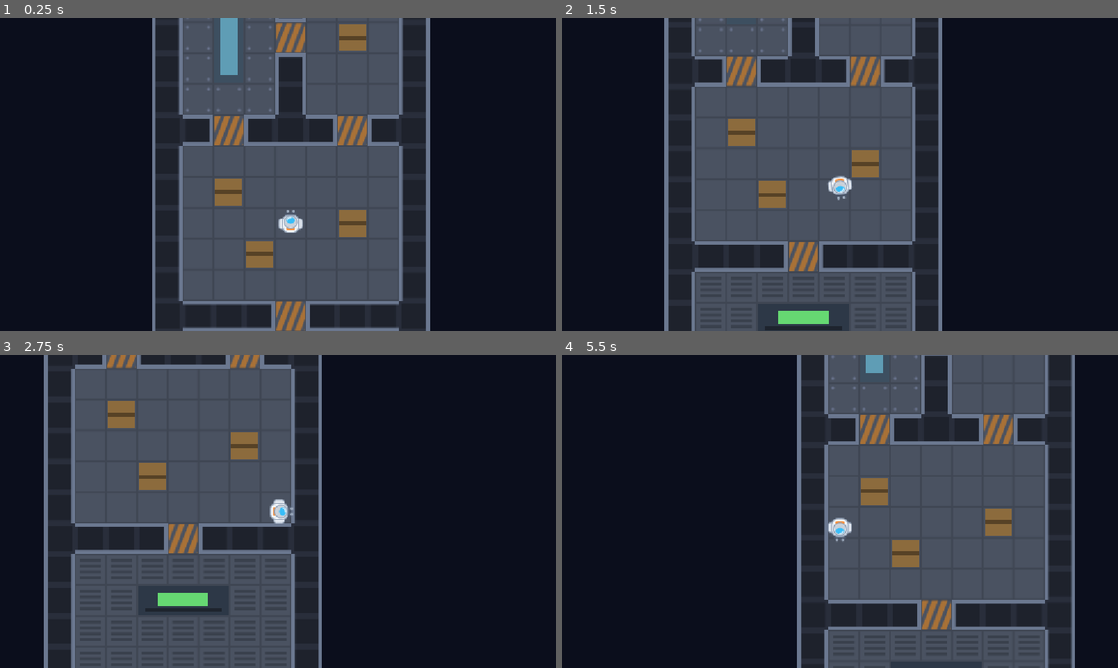
Above: before the commit, frames 1-4 (two rows, left to right).
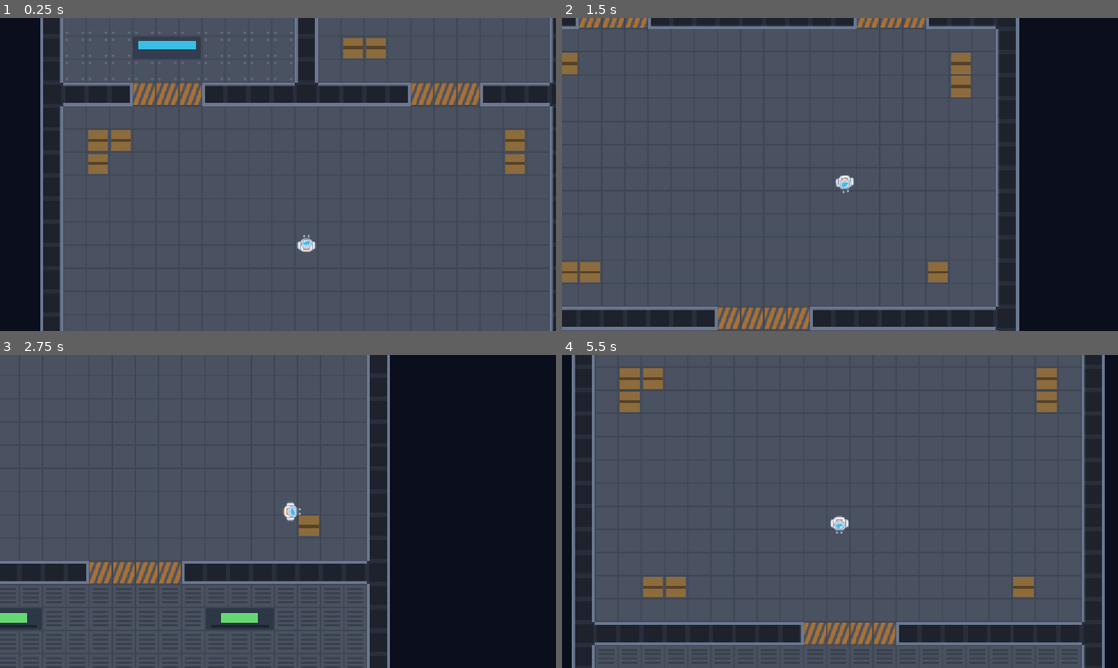
Above: after the commit, the same moments.

Repository: benjr70/space-pirates
Game: Godot game, scene res://scenes/main.tscn
Two runs of this game, one before a commit and one after it. Both use one fixed random seed, a clock stepped at 60 frames per second and the inputs below.
Inputs:
- Up to frame 1 (0.25 s): no input
- Up to frame 2 (1.5 s): hold D (move_right) 0.53-1.28 s; hold S (move_down) from 1.28 s (still down)
- Up to frame 3 (2.75 s): release S (move_down) at 2.03 s; hold D (move_right) from 2.03 s (still down)
- Up to frame 4 (5.5 s): release D (move_right) at 2.78 s; hold W (move_up) 2.78-3.53 s; hold A (move_left) 3.53-5.03 s; hold S (move_down) from 5.03 s (still down)

The runs differ from the first frame. In frame 1, 63% of the frame differs, in the area x 7-100%, y 0-100%; in frame 2, 51%; in frame 3, 37%; in frame 4, 61%.

Commit message:
Size rooms and doorways for boarding fights
Rooms were ~7x4 tiles, too tight for the pirate plus crew and hostiles to
fight in. Every room is now at least 8x6 with the cargo hold at 21x12, doors
widened to 3-4 tiles so fights spill through instead of choking, and the
camera pulled back to 1.5x so a whole room fits on screen. Tests now fail any
room too small to fight in.

Diff:
--- a/assets/tilesets/ship_tileset.tres
+++ b/assets/tilesets/ship_tileset.tres
@@ -1,6 +1,6 @@
-[gd_resource type="TileSet" load_steps=3 format=3]
+[gd_resource type="TileSet" format=3 uid="uid://6folilicpp3t"]
 
-[ext_resource type="Texture2D" path="res://assets/tilesets/ship_tiles.svg" id="1_tiles"]
+[ext_resource type="Texture2D" uid="uid://c4qitumkwkrpc" path="res://assets/tilesets/ship_tiles.svg" id="1_tiles"]
 
 [sub_resource type="TileSetAtlasSource" id="TileSetAtlasSource_ship"]
 texture = ExtResource("1_tiles")
--- /dev/null
+++ b/node_2d.tscn
@@ -0,0 +1,3 @@
+[gd_scene format=3 uid="uid://tg3fq8uemowh"]
+
+[node name="Node2D" type="Node2D" unique_id=1195905853]
--- a/scenes/player.tscn
+++ b/scenes/player.tscn
@@ -18,6 +18,6 @@
 shape = SubResource("CircleShape2D_player")
 
 [node name="Camera2D" type="Camera2D" parent="."]
-zoom = Vector2(2, 2)
+zoom = Vector2(1.5, 1.5)
 position_smoothing_enabled = true
 position_smoothing_speed = 8.0
--- a/scripts/data/door_data.gd
+++ b/scripts/data/door_data.gd
@@ -7,6 +7,18 @@
 @export var room_b: int = -1
 ## The wall tile the door replaces. Must sit in both rooms' wall rings.
 @export var tile: Vector2i = Vector2i.ZERO
-## True when the two rooms are stacked vertically, so the door slides sideways.
+## True when the two rooms are stacked vertically, so the doorway runs along X.
 @export var horizontal: bool = true
+## How many tiles wide the opening is. Wide enough that a fight can spill
+## through it rather than funnelling into a single-file choke point.
+@export var width: int = 2
 @export var locked: bool = false
+
+
+## Every wall tile this doorway replaces, starting at [member tile].
+func tiles() -> Array[Vector2i]:
+	var step := Vector2i.RIGHT if horizontal else Vector2i.DOWN
+	var out: Array[Vector2i] = []
+	for i in maxi(width, 1):
+		out.append(tile + step * i)
+	return out
--- a/scripts/data/ship_layout.gd
+++ b/scripts/data/ship_layout.gd
@@ -21,7 +21,8 @@
 			for y in range(room.rect.position.y, room.rect.end.y):
 				tiles[Vector2i(x, y)] = true
 	for door in doors:
-		tiles[door.tile] = true
+		for tile in door.tiles():
+			tiles[tile] = true
 	return tiles
 
 
--- a/scripts/layouts/player_ship.gd
+++ b/scripts/layouts/player_ship.gd
@@ -1,41 +1,56 @@
 class_name PlayerShipLayout
 extends RefCounted
-## The pirate's own ship, hand-authored -- the same four-compartment hull that
-## used to live in scenes/ship.tscn, now described as data.
+## The pirate's own ship, hand-authored -- the same five compartments as before,
+## sized so a boarding fight has room to happen: every room holds a dozen-odd
+## combatants with space to circle, and doorways are wide enough that a fight
+## spills through them instead of queuing single file.
 ##
 ## Rooms sit one tile apart so the gap between them becomes their shared wall,
-## which is where doors get punched.
+## which is where doorways get punched.
 
 
 static func create() -> ShipLayout:
 	var layout := ShipLayout.new()
 	layout.ship_name = "The Pirate"
 	layout.rooms = [
-		_room(Rect2i(0, 0, 7, 4), &"bridge", [
-			{"type": &"console", "tile": Vector2i(3, 0)},
+		_room(Rect2i(0, 0, 21, 8), &"bridge", [
+			{"type": &"console", "tile": Vector2i(10, 1)},
+			{"type": &"console", "tile": Vector2i(4, 1)},
+			{"type": &"console", "tile": Vector2i(16, 1)},
 		]),
-		_room(Rect2i(0, 5, 3, 5), &"medbay", [
-			{"type": &"cryopod", "tile": Vector2i(1, 7)},
+		_room(Rect2i(0, 9, 10, 10), &"medbay", [
+			{"type": &"cryopod", "tile": Vector2i(1, 12)},
+			{"type": &"cryopod", "tile": Vector2i(8, 12)},
+			{"type": &"console", "tile": Vector2i(4, 17)},
 		]),
-		_room(Rect2i(4, 5, 3, 5), &"quarters", [
-			{"type": &"crate", "tile": Vector2i(5, 7)},
+		_room(Rect2i(11, 9, 10, 10), &"quarters", [
+			{"type": &"cryopod", "tile": Vector2i(19, 12)},
+			{"type": &"crate", "tile": Vector2i(12, 17)},
+			{"type": &"crate", "tile": Vector2i(13, 17)},
 		]),
-		_room(Rect2i(0, 11, 7, 5), &"cargo", [
-			{"type": &"crate", "tile": Vector2i(1, 12)},
-			{"type": &"crate", "tile": Vector2i(2, 14)},
-			{"type": &"crate", "tile": Vector2i(5, 13)},
+		_room(Rect2i(0, 20, 21, 12), &"cargo", [
+			{"type": &"crate", "tile": Vector2i(1, 21)},
+			{"type": &"crate", "tile": Vector2i(2, 21)},
+			{"type": &"crate", "tile": Vector2i(1, 22)},
+			{"type": &"crate", "tile": Vector2i(19, 21)},
+			{"type": &"crate", "tile": Vector2i(19, 22)},
+			{"type": &"crate", "tile": Vector2i(2, 30)},
+			{"type": &"crate", "tile": Vector2i(3, 30)},
+			{"type": &"crate", "tile": Vector2i(18, 30)},
 		]),
-		_room(Rect2i(0, 17, 7, 4), &"engine", [
-			{"type": &"engine_console", "tile": Vector2i(3, 18)},
+		_room(Rect2i(0, 33, 21, 8), &"engine", [
+			{"type": &"engine_console", "tile": Vector2i(5, 34)},
+			{"type": &"engine_console", "tile": Vector2i(15, 34)},
+			{"type": &"crate", "tile": Vector2i(10, 39)},
 		]),
 	]
 	layout.doors = [
-		_door(0, 1, Vector2i(1, 4), true),
-		_door(0, 2, Vector2i(5, 4), true),
-		_door(1, 2, Vector2i(3, 7), false),
-		_door(1, 3, Vector2i(1, 10), true),
-		_door(2, 3, Vector2i(5, 10), true),
-		_door(3, 4, Vector2i(3, 16), true),
+		_door(0, 1, Vector2i(3, 8), true, 3),
+		_door(0, 2, Vector2i(15, 8), true, 3),
+		_door(1, 2, Vector2i(10, 13), false, 3),
+		_door(1, 3, Vector2i(3, 19), true, 3),
+		_door(2, 3, Vector2i(15, 19), true, 3),
+		_door(3, 4, Vector2i(9, 32), true, 4),
 	]
 	layout.entry_room = 3
 	return layout
@@ -49,10 +64,11 @@
 	return room
 
 
-static func _door(a: int, b: int, tile: Vector2i, horizontal: bool) -> DoorData:
+static func _door(a: int, b: int, tile: Vector2i, horizontal: bool, width: int) -> DoorData:
 	var door := DoorData.new()
 	door.room_a = a
 	door.room_b = b
 	door.tile = tile
 	door.horizontal = horizontal
+	door.width = width
 	return door
--- a/scripts/ship/ship_builder.gd
+++ b/scripts/ship/ship_builder.gd
@@ -78,7 +78,8 @@
 				floor_layer.set_cell(Vector2i(x, y), SOURCE_ID, atlas)
 
 	for door in layout.doors:
-		floor_layer.set_cell(door.tile, SOURCE_ID, DOOR_FLOOR_ATLAS)
+		for tile in door.tiles():
+			floor_layer.set_cell(tile, SOURCE_ID, DOOR_FLOOR_ATLAS)
 
 	for tile in walls:
 		wall_layer.set_cell(tile, SOURCE_ID, wall_atlas(tile, walls))
--- a/tests/test_layouts.gd
+++ b/tests/test_layouts.gd
@@ -2,6 +2,11 @@
 ## Headless checks on ship layouts and the geometry ShipBuilder makes from them.
 ##
 ##   flatpak run org.godotengine.Godot --headless --path . --script res://tests/test_layouts.gd
+
+## A room smaller than this cannot hold a fight -- the pirate, a couple of
+## crewmates and a few hostiles all need somewhere to move.
+const MIN_ROOM_SIZE := Vector2i(8, 6)
+const MIN_ROOM_AREA := 60
 
 var failures: Array[String] = []
 var checks := 0
@@ -24,6 +29,7 @@
 func _initialize() -> void:
 	var layout := PlayerShipLayout.create()
 	_check_rooms_disjoint(layout)
+	_check_rooms_fightable(layout)
 	_check_doors(layout)
 	_check_connectivity(layout)
 
@@ -68,6 +74,15 @@
 			_expect(not a.grow(1).intersects(b), "rooms %d and %d are flush; need a 1-tile wall gap" % [i, j])
 
 
+func _check_rooms_fightable(layout: ShipLayout) -> void:
+	for i in layout.rooms.size():
+		var size := layout.rooms[i].rect.size
+		_expect(size.x >= MIN_ROOM_SIZE.x and size.y >= MIN_ROOM_SIZE.y,
+				"room %d is %s tiles, below the %s minimum for a fight" % [i, size, MIN_ROOM_SIZE])
+		_expect(size.x * size.y >= MIN_ROOM_AREA,
+				"room %d has %d floor tiles, want at least %d" % [i, size.x * size.y, MIN_ROOM_AREA])
+
+
 func _check_doors(layout: ShipLayout) -> void:
 	var floor_set := {}
 	for room in layout.rooms:
@@ -78,11 +93,13 @@
 	for d in layout.doors:
 		_expect(d.room_a >= 0 and d.room_a < layout.rooms.size(), "door has bad room_a %d" % d.room_a)
 		_expect(d.room_b >= 0 and d.room_b < layout.rooms.size(), "door has bad room_b %d" % d.room_b)
-		_expect(not floor_set.has(d.tile), "door at %s sits on floor, not on a wall" % d.tile)
+		_expect(d.width >= 1, "door at %s has width %d" % [d.tile, d.width])
 		var ring_a: Rect2i = layout.rooms[d.room_a].rect.grow(1)
 		var ring_b: Rect2i = layout.rooms[d.room_b].rect.grow(1)
-		_expect(ring_a.has_point(d.tile) and ring_b.has_point(d.tile),
-				"door at %s is not on the wall shared by rooms %d and %d" % [d.tile, d.room_a, d.room_b])
+		for tile in d.tiles():
+			_expect(not floor_set.has(tile), "doorway tile %s sits on floor, not on a wall" % tile)
+			_expect(ring_a.has_point(tile) and ring_b.has_point(tile),
+					"doorway tile %s is not on the wall shared by rooms %d and %d" % [tile, d.room_a, d.room_b])
 
 
 func _check_connectivity(layout: ShipLayout) -> void:
